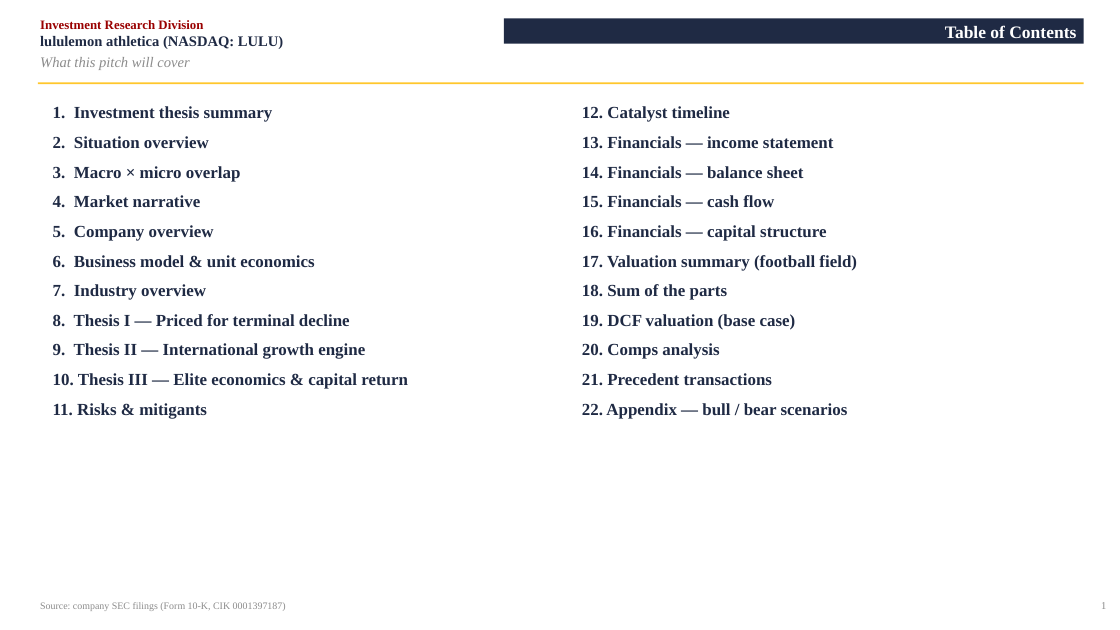
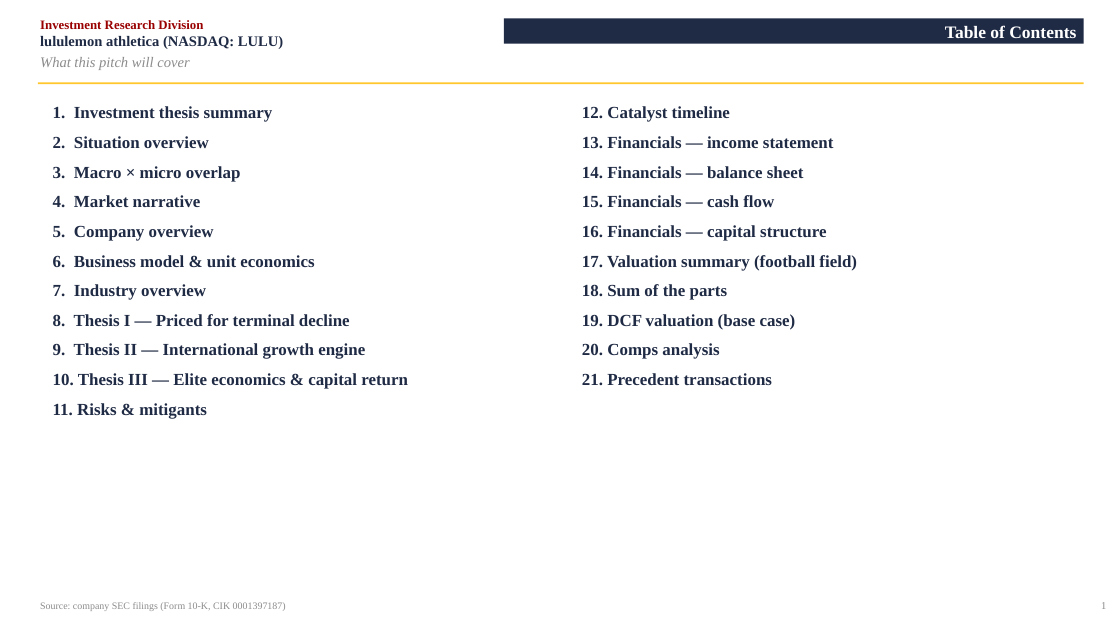
Before and after one commit to vengeanceaiUSC/RM, a slide deck: slide 2 of LULU/LULU_Investment_Pitch_Deck.pptx. Drawn at 1120x630 pixels with LibreOffice and Linux fonts; fonts in the diff are those of the drawing. Boxes give left, top, right and bottom in pixels: in the first picture for what was removed or moved away, otherwise in the second. Text is boxed around its words. In the diff, an @@ line names an element or a change of style, - is before the commit and + after.

```diff
--- a/LULU/LULU_Investment_Pitch_Deck.pptx
+++ b/LULU/LULU_Investment_Pitch_Deck.pptx
@@ text at (x1=582, y1=403, x2=848, y2=419): paragraph removed @@
-22. Appendix — bull / bear scenarios
```
Also in this commit, not shown: 3 other slides changed, 2 slides removed, 2 other files.
